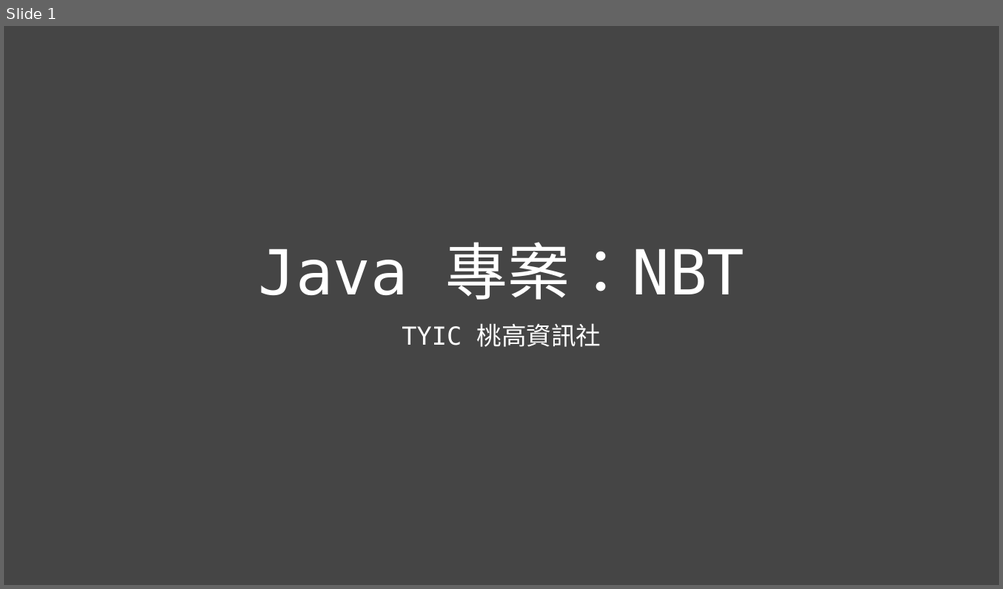
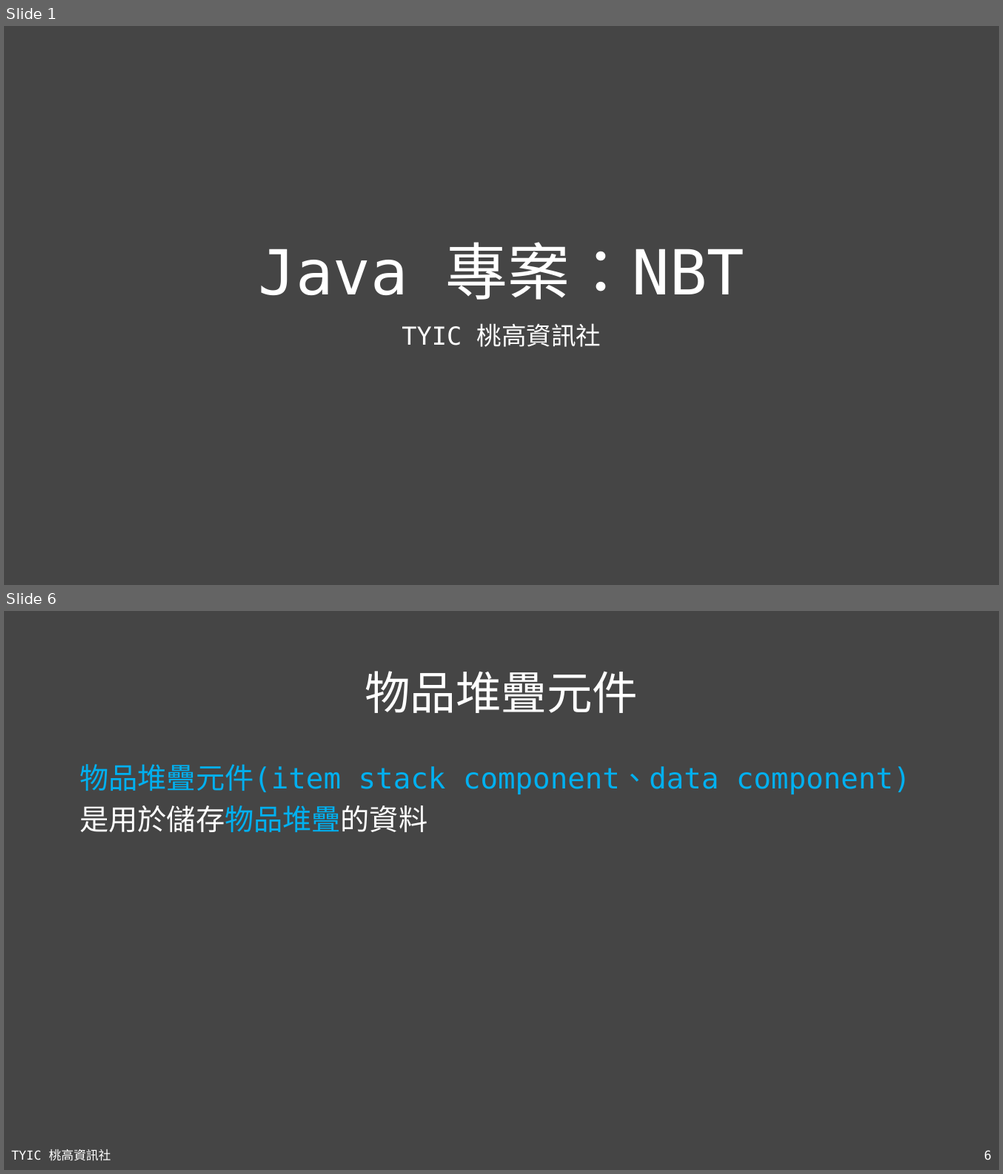
Before and after one commit to TYSHIC/slides, a slide deck: ppt/54_Java 專案：NBT.pptx. Shown one above the other, each under a label of ours: slide 1 before the commit, slides 1 and 6 after it; the slides between them are not shown. The pictures are 1003x589 and 1003x1174 pixels, drawn with LibreOffice and Linux fonts; fonts in the diff are those of the drawing. Boxes give left, top, right and bottom in pixels: in the first picture for what was removed or moved away, otherwise in the second. Text is boxed around its words. In the diff, an @@ line names an element or a change of style, - is before the commit and + after.

```diff
--- a/ppt/54_Java 專案：NBT.pptx
+++ b/ppt/54_Java 專案：NBT.pptx
@@ slide 6 added at (4,611,999,1170), background #454545 @@
@@ title added at (364,671,638,713), 44 pt, text #FFFFFF @@
+物品堆疊元件
@@ text added at (79,764,910,832), 28 pt, text #00B0F0 @@
+物品堆疊元件(item stack component、data component)
+是用於儲存物品堆疊的資料
@@ text added at (11,1150,111,1162), 12 pt, text #FFFFFF @@
+TYIC 桃高資訊社
@@ page number added at (984,1150,991,1160), 12 pt, text #FFFFFF @@
+6
```
Also in this commit, not shown: 1 slide changed, 4 other slides added, 1 slide removed, 8 other files.
